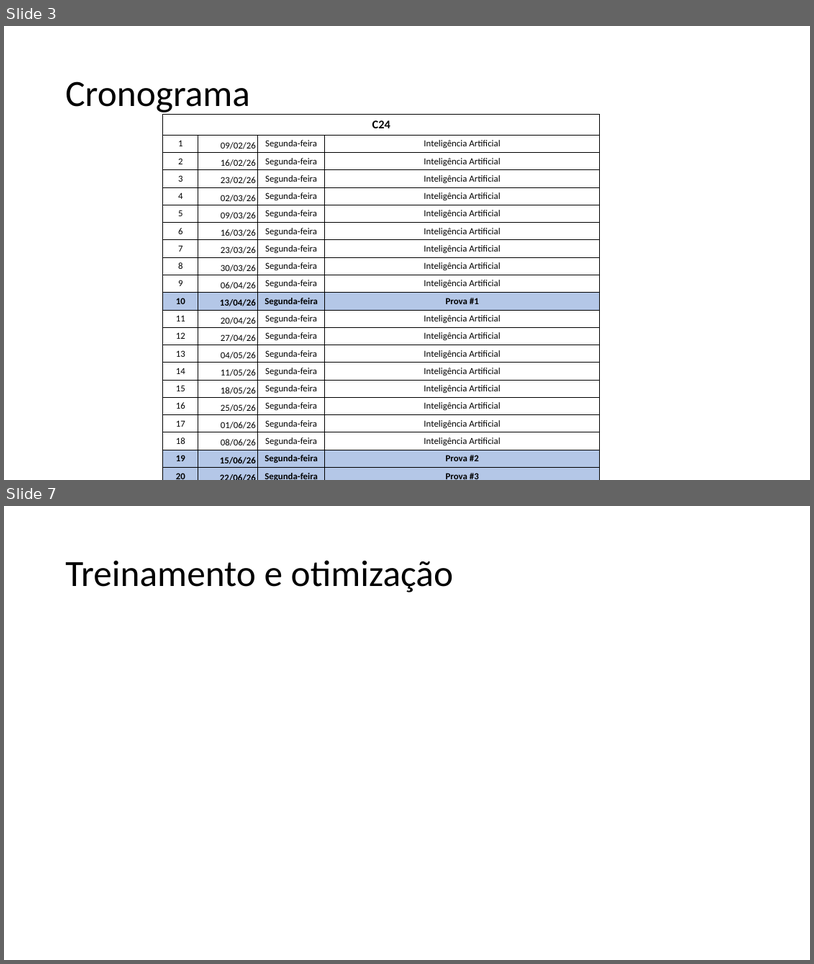
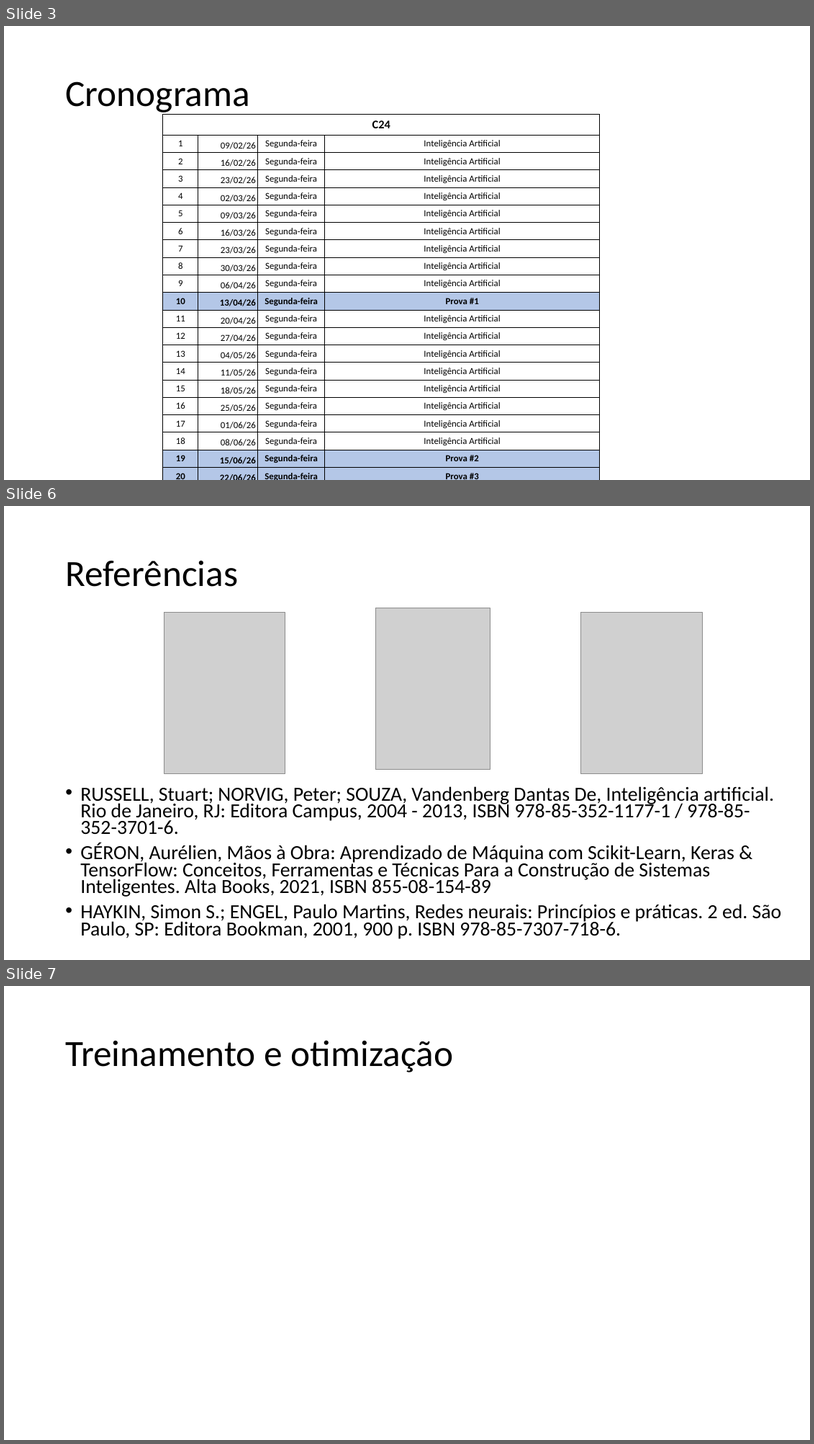
Before and after one commit to zz4fap/c24_inteligencia_artificial, a slide deck: slides/C24_Introdução.pptx. Shown one above the other, each under a label of ours: slides 3 and 7 before the commit, slides 3, 6 and 7 after it; the slides between them are not shown. The pictures are 814x964 and 814x1444 pixels, drawn with LibreOffice and Linux fonts; fonts in the diff are those of the drawing; grey boxes stand for pictures. Boxes give left, top, right and bottom in pixels: in the first picture for what was removed or moved away, otherwise in the second. Text is boxed around its words. In the diff, an @@ line names an element or a change of style, - is before the commit and + after.

```diff
--- a/slides/C24_Introdução.pptx
+++ b/slides/C24_Introdução.pptx
@@ slide 6 added at box(4, 506, 810, 960), background #FFFFFF @@
@@ title added at box(65, 560, 238, 587), 44 pt, text #000000 @@
+Referências
@@ picture added at box(165, 612, 286, 773) @@
@@ picture added at box(376, 608, 491, 769) @@
@@ picture added at box(581, 612, 702, 773) @@
@@ text added at box(80, 786, 782, 939), 23.8 pt, text #000000 @@
+• RUSSELL, Stuart; NORVIG, Peter; SOUZA, Vandenberg Dantas De, Inteligência artificial. Rio de Janeiro, RJ: Editora Campus, 2004 - 2013, ISBN 978-85-352-1177-1 / 978-85-352-3701-6.
+• GÉRON, Aurélien, Mãos à Obra: Aprendizado de Máquina com Scikit-Learn, Keras & TensorFlow: Conceitos, Ferramentas e Técnicas Para a Construção de Sistemas Inteligentes. Alta Books, 2021, ISBN 855-08-154-89
+• HAYKIN, Simon S.; ENGEL, Paulo Martins, Redes neurais: Princípios e práticas. 2 ed. São Paulo, SP: Editora Bookman, 2001, 900 p. ISBN 978-85-7307-718-6.
```
Also in this commit, not shown: 2 other slides added, 3 slides removed.
